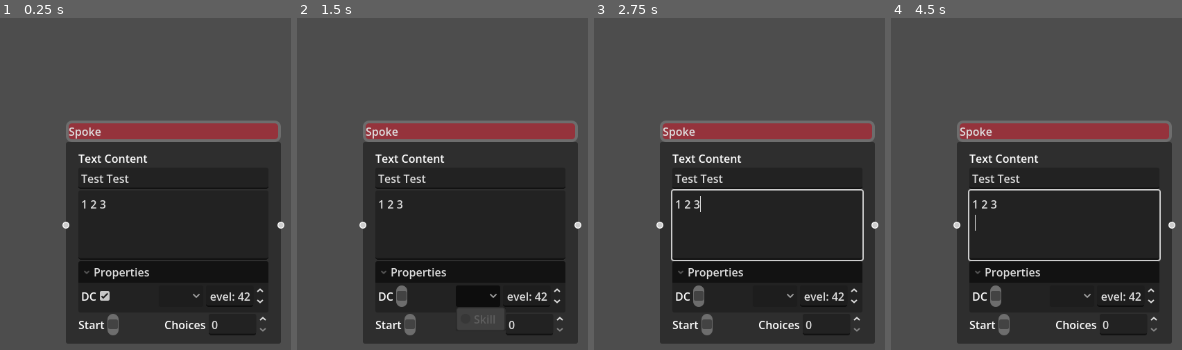
Above: before the commit, frames 1-4 (left to right).
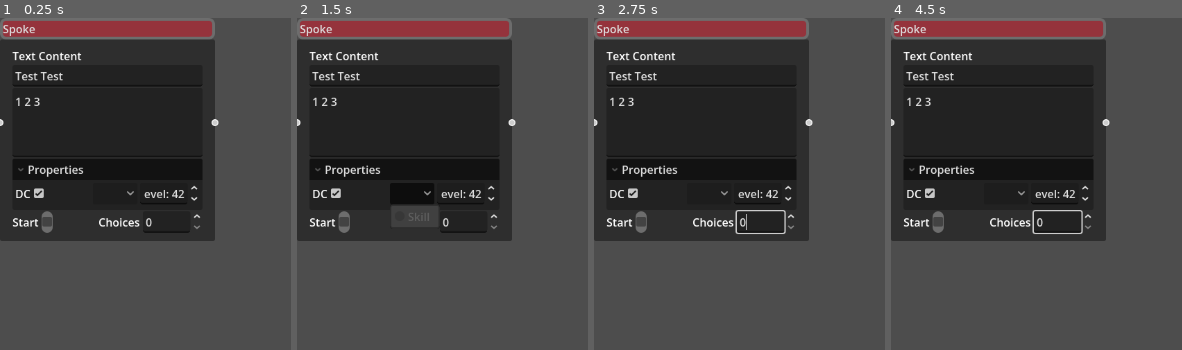
Above: after the commit, the same moments.

Repository: Roboticy3/Louder
Game: Godot game, scene res://demos/load_save_hub/load_save_hub.tscn
Same seed, same stepped clock (60 frames per second), same inputs: the game is played once before the commit and once after it. This scene is started directly instead of the project's main scene.
Inputs (mouse positions are in pixels of both pictures, inside the frame that each line leads up to; where the layout moved, square brackets give the same spot in the first picture):
- Up to frame 1 (0.25 s): no input
- Up to frame 2 (1.5 s): click (401, 296) at 0.52 s; click (413, 193) [477, 296] at 1.25 s
- Up to frame 3 (2.75 s): tap Enter at 2 s; move the mouse to (768, 223) at 2.02 s; hold Up (ui_up) from 2.03 s (still down); click (768, 223) at 2.17 s
- Up to frame 4 (4.5 s): tap Space at 2.75, 4.25 s; move the mouse to (outside the picture) at 2.77 s; tap Enter at 3.5 s; move the mouse to (1051, 174) at 3.52 s; release Up (ui_up) at 3.53 s; hold Down (ui_down) from 3.53 s (still down); move the mouse to (outside the picture) at 4.27 s; click (outside the picture) at 4.42 s

The runs differ from the first frame. In frame 1, 66% of the frame differs, in the area x 0-98%, y 0-98%; in frame 2, 66%; in frame 3, 67%; in frame 4, 67%.

Commit message:
removing choices now comes with properly cleaned up connections

Diff:
--- a/scripts/choices_section_logic.gd
+++ b/scripts/choices_section_logic.gd
@@ -31,8 +31,29 @@
 func remove_choice(index:int):
 	if index > choices.size():
 		return
+
+	var slot_idx := child_index + index
+
+	var port_idx := -1
+	for i in range(slot_idx + 1):
+		if hub.is_slot_enabled_right(i):
+			port_idx += 1
+
+	var parent := hub.get_parent()
+	var graph_edit := parent as GraphEdit
+	if graph_edit and port_idx >= 0:
+		var hub_name := hub.name
+		for c in graph_edit.get_connection_list():
+			if c.has("from_node") and c.has("from_port") and c.has("to_node") and c.has("to_port"):
+				if c.from_node == hub_name and c.from_port == port_idx:
+					if graph_edit.is_node_connected(c.from_node, c.from_port, c.to_node, c.to_port):
+						graph_edit.disconnect_node(c.from_node, c.from_port, c.to_node, c.to_port)
+				elif c.to_node == hub_name and c.to_port == port_idx:
+					if graph_edit.is_node_connected(c.from_node, c.from_port, c.to_node, c.to_port):
+						graph_edit.disconnect_node(c.from_node, c.from_port, c.to_node, c.to_port)
+
 	hub.set_slot(
-		child_index + index,
+		slot_idx,
 		false,
 		0,
 		Color.WHITE,
@@ -41,7 +62,6 @@
 		Color.WHITE)
 	hub.remove_child.call_deferred(choices[index])
 	choices_changed.emit()
-
 	choices.remove_at(index)
 
 func update_default_choices():
--- a/scripts/connection_logic.gd
+++ b/scripts/connection_logic.gd
@@ -10,7 +10,7 @@
 	editor.connection_to_empty.connect(_on_connection_to_empty)
 
 func _on_connection_request(from_node: String, from_port: int, to_node: String, to_port: int) -> void:
-	editor.connect_node(from_node, from_port, to_node, to_port)
+	editor.connect_node(from_node, from_port, to_node, to_port, false)
 
 func _on_disconnection_request(from_node: String, from_port: int, to_node: String, to_port: int) -> void:
 	editor.disconnect_node(from_node, from_port, to_node, to_port)
@@ -20,5 +20,5 @@
 	hub.position_offset = editor.get_canvas_transform().affine_inverse() * release_position + Vector2.UP * hub.size.y * 0.5
 	editor.add_child(hub)
 	hub.owner = editor.owner
-	editor.connect_node(from_node, from_port, hub.name, 0)
+	editor.connect_node(from_node, from_port, hub.name, 0, false)
 	editor.set_selected(hub)
--- a/scripts/hub.gd
+++ b/scripts/hub.gd
@@ -30,6 +30,8 @@
 	for c in choices_logic.choices:
 		res.choices.append(c.text)
 
+	res.metadata["position"] = position
+
 	return res
 
 func import(res: HubResource) -> void:
@@ -51,6 +53,10 @@
 	for i in res.choices.size():
 		choices_logic.choices[i].text = res.choices[i]
 
+	var p = res.metadata.get("position")
+	position = p if p else Vector2.ZERO
+
+
 func _ready() -> void:
 	choices_logic.choices_changed.connect(_on_choices_changed)
 	_on_choices_changed()
--- a/scripts/hub_resource.gd
+++ b/scripts/hub_resource.gd
@@ -7,6 +7,7 @@
 @export var dc_level: int
 @export var start_enabled: bool
 @export var choices: PackedStringArray
+@export var metadata:Dictionary[String, Variant]
 
 func _to_string() -> String:
 	return """HubResource(
--- a/scripts/project_manager.gd
+++ b/scripts/project_manager.gd
@@ -38,6 +38,7 @@
 		if child is CustomGraphHub:
 			conversation.hubs.append(child.export())
 
+
 	conversation.connections = editor.connections
 
 	current_project_path = path
@@ -66,14 +67,21 @@
 		current_project_path = path
 		current_project_changed.emit()
 
-	for hub_name in conversation.hubs:
+	for hub_resource in conversation.hubs:
 		var hub := HUB_SCENE.instantiate()
-		hub.hub_resource = conversation.hubs[hub_name]
 		editor.add_child(hub)
+		hub.hub_resource = hub_resource
 		hub.owner = editor.owner
 
 	for edge in conversation.connections:
-		editor.connect_node(edge.from, edge.from_port, edge.to, edge.to_port)
+		#{
+			#from_node: StringName,
+			#from_port: int,
+			#to_node: StringName,
+			#to_port: int,
+			#keep_alive: bool
+		#}
+		editor.connect_node(edge["from_node"], edge["from_port"], edge["to_node"], edge["to_port"], edge["keep_alive"])
 
 	print("loaded conversation from ", path, " with ", conversation.hubs.size(), " hubs and ", conversation.connections.size(), " edges!")
 
Not shown, changed: AGENTS.md
